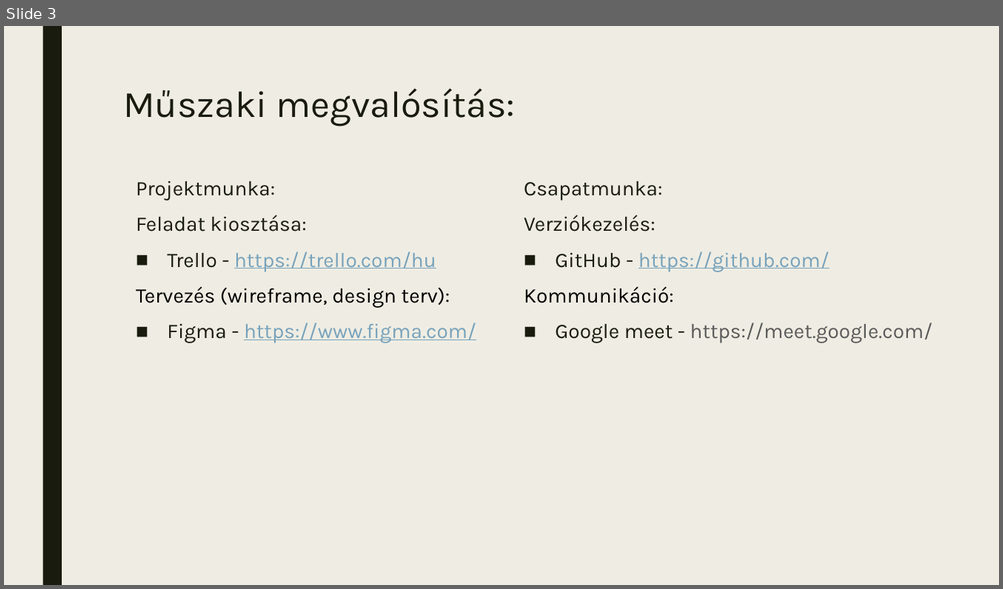
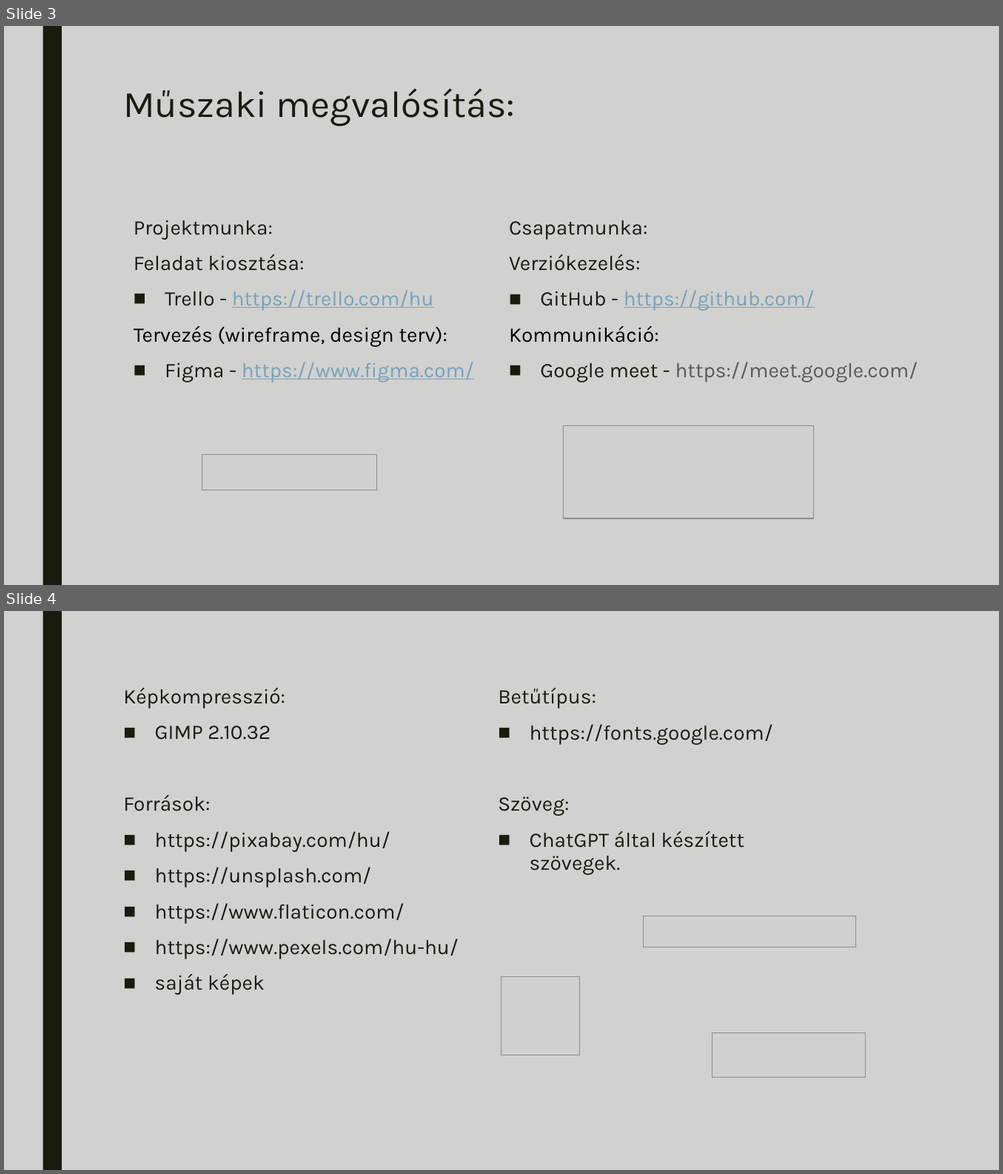
Before and after one commit to trkferi/FlyTech, a slide deck: docs/FlyTech bemutató.pptx. Shown one above the other, each under a label of ours: slide 3 before the commit, slides 3 and 4 after it. The pictures are 1003x589 and 1003x1174 pixels, drawn with LibreOffice and Linux fonts; fonts in the diff are those of the drawing; grey boxes stand for pictures. Boxes give left, top, right and bottom in pixels: in the first picture for what was removed or moved away, otherwise in the second. Text is boxed around its words. In the diff, an @@ line names an element or a change of style, - is before the commit and + after.

Commit message:
bemutató, képek, felhaszálói

```diff
--- a/docs/FlyTech bemutató.pptx
+++ b/docs/FlyTech bemutató.pptx
@@ slide 4 added at <box>4,611,999,1170</box>, background #D1D1CF; not listed: 1 template element that a slide beside it also shows @@
@@ text added at <box>123,687,458,995</box>, 20 pt, text #191B0E @@
+Képkompresszió:
+■ GIMP 2.10.32
+Források:
+■ https://pixabay.com/hu/
+■ https://unsplash.com/
+■ https://www.flaticon.com/
+■ https://www.pexels.com/hu-hu/
+■ saját képek
@@ text added at <box>498,688,773,875</box>, 20 pt, text #191B0E @@
+Betűtípus:
+■ https://fonts.google.com/
+Szöveg:
+■ ChatGPT által készített szövegek.
@@ picture added at <box>643,916,856,947</box> @@
@@ picture added at <box>502,977,580,1056</box> @@
@@ picture added at <box>712,1034,865,1078</box> @@
@@ slide 3 changed as well @@
@@ background #EFEDE3 to #D1D1CF @@
@@ text "Projektmunka:": place and size @@
-text "Projektmunka:" at <box>136,181,476,343</box>
+text "Projektmunka:" at <box>134,221,474,383</box>
@@ text "Csapatmunka:": place and size @@
-text "Csapatmunka:" at <box>523,181,933,343</box>
+text "Csapatmunka:" at <box>509,221,918,383</box>
@@ picture added at <box>563,426,814,519</box> @@
@@ picture added at <box>202,454,376,490</box> @@
```
Also in this commit, not shown: 2 other slides changed, 16 other slides added, 27 other files.
